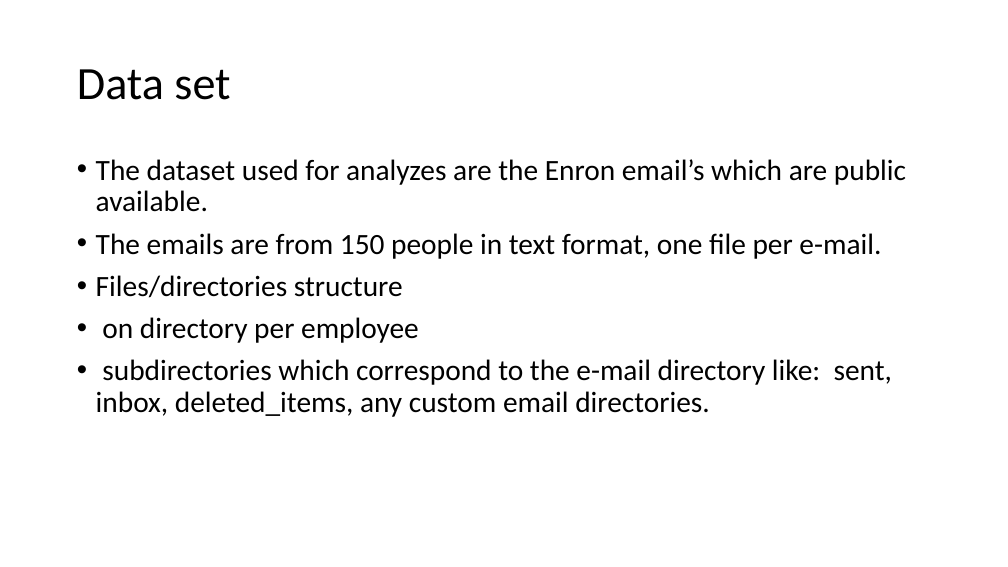
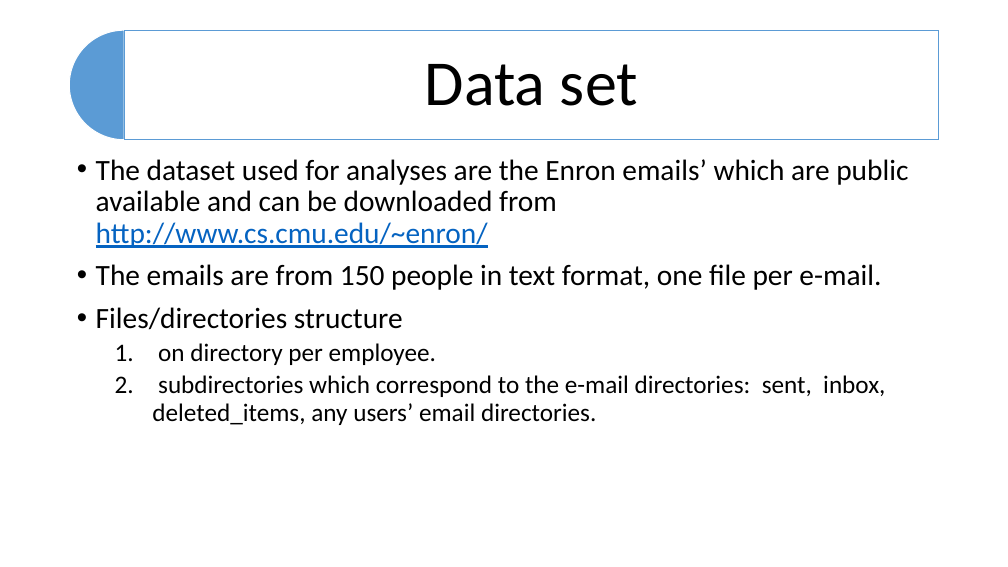
Before and after one commit to dbancea/enron-email-analyses, a slide deck: slide 2 of enron_email_analyses.pptx. Drawn at 1008x567 pixels with LibreOffice and Linux fonts; fonts in the diff are those of the drawing. Boxes give left, top, right and bottom in pixels: in the first picture for what was removed or moved away, otherwise in the second. Text is boxed around its words. In the diff, an @@ line names an element or a change of style, - is before the commit and + after.

```diff
--- a/enron_email_analyses.pptx
+++ b/enron_email_analyses.pptx
@@ pie slice (boxed as its full ellipse) added at <box>70,30,179,140</box>, fill #5B9BD5, outline #FFFFFF 1 pt @@
@@ text "Data set": place and size @@
-text "Data set" at <box>77,69,230,100</box>
+text "Data set" at <box>425,64,638,106</box>
@@ text "Data set" at <box>425,64,638,106</box>: size 44 to 61 pt; alignment left to centre; more space between paragraphs @@
@@ rectangle added at <box>124,30,939,140</box>, fill #FFFFFF at 90% opacity, outline #5B9BD5 1 pt @@
@@ text at <box>96,159,908,248</box>: text changed @@
-• The dataset used for analyzes are the Enron email’s which are public available.
+• The dataset used for analyses are the Enron emails’ which are public available and can be downloaded from http://www.cs.cmu.edu/~enron/
@@ text at <box>152,343,885,425</box>: text changed; size 28 to 24 pt @@
-• on directory per employee
-• subdirectories which correspond to the e-mail directory like: sent, inbox, deleted_items, any custom email directories.
+  1. on directory per employee.
+  2. subdirectories which correspond to the e-mail directories: sent, inbox, deleted_items, any users’ email directories.
```
Also in this commit, not shown: 7 other slides changed, 4 other files.
